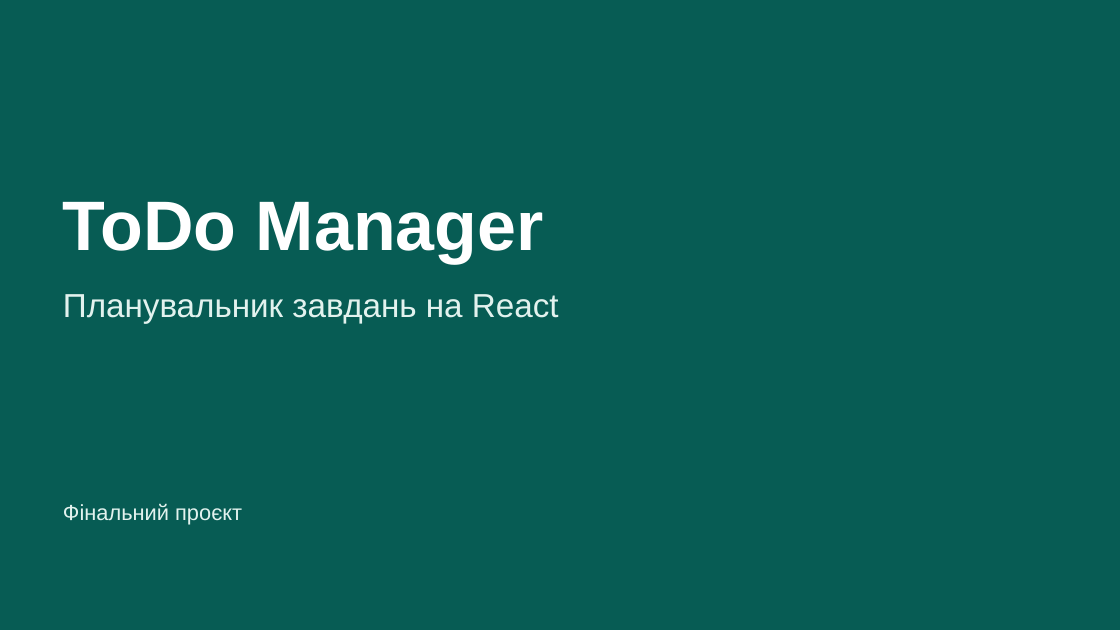
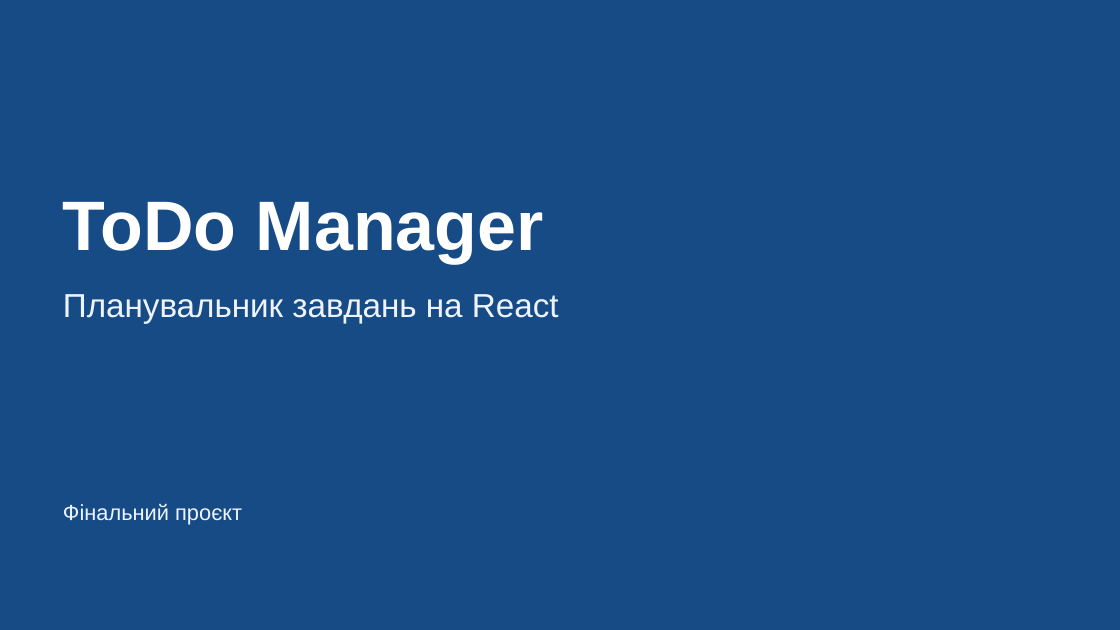
Before and after one commit to shestakovrostuslav-spec/React, a slide deck: slide 1 of docs/ToDo-Manager.pptx. Drawn at 1120x630 pixels with LibreOffice and Linux fonts; fonts in the diff are those of the drawing. Boxes give left, top, right and bottom in pixels: in the first picture for what was removed or moved away, otherwise in the second. Text is boxed around its words. In the diff, an @@ line names an element or a change of style, - is before the commit and + after.

```diff
--- a/docs/ToDo-Manager.pptx
+++ b/docs/ToDo-Manager.pptx
@@ background #075C54 to #174B86 @@
@@ text "Планувальник завдань на React" at (63,294,559,324): text colour #E2F2EE to #EDF4FF @@
@@ text "Фінальний проєкт" at (63,503,242,525): text colour #E2F2EE to #EDF4FF @@
```
Also in this commit, not shown: 4 other slides changed, 20 other files.
